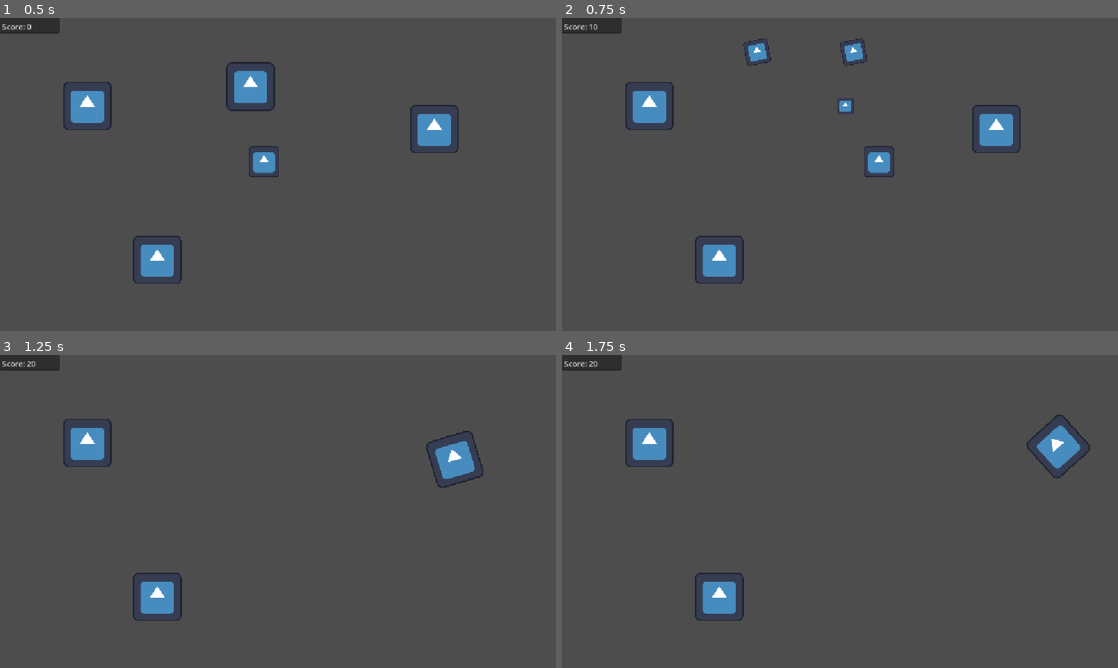
Above: before the commit, frames 1-4 (two rows, left to right).
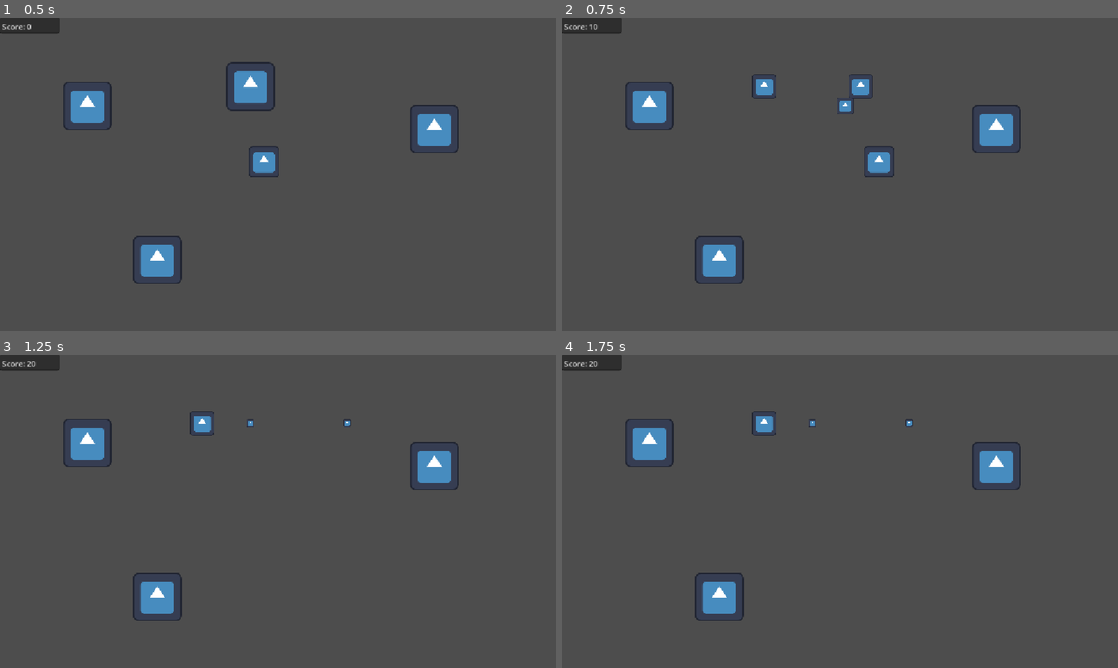
Above: after the commit, the same moments.

Repository: gomezmaganaemilio-eng/Asteroid
Game: Godot game, scene res://Main scene.tscn
Two runs of this game, one before a commit and one after it. Both use one fixed random seed, a clock stepped at 60 frames per second and the inputs below. The engine's default icon, where the game draws it, is replaced by a stand-in: a white triangle on a blue panel in a dark square.
Inputs:
- Up to frame 1 (0.5 s): no input
- Up to frame 2 (0.75 s): tap Enter at 0.5 s; hold D (Right) from 0.53 s (still down); tap Space (Shoot) at 0.6 s
- Up to frame 3 (1.25 s): keep holding D (Right)
- Up to frame 4 (1.75 s): release D (Right) at 1.28 s; hold S (Down) from 1.28 s (still down); tap Space (Shoot) at 1.35 s

Frame 1 is identical in both runs. In frame 2, 0.8% of the frame differs, in the area x 32-56%, y 6-26%; in frame 3, 1.3%; in frame 4, 1.8%, in the area x 34-95%, y 18-44%.

Commit message:
No guarde ya guarde
guardar

Diff:
--- a/Main scene.tscn
+++ b/Main scene.tscn
@@ -13,6 +13,7 @@
 
 [node name="Asteroid" parent="." unique_id=1443438254 instance=ExtResource("4_yui23")]
 position = Vector2(900, 230)
+mass = 1000.0
 
 [node name="Asteroid2" parent="." unique_id=582548673 instance=ExtResource("4_yui23")]
 position = Vector2(181, 182)
@@ -20,9 +21,11 @@
 
 [node name="Asteroid3" parent="." unique_id=1507153879 instance=ExtResource("4_yui23")]
 position = Vector2(326, 501)
+mass = 1000.0
 
 [node name="Asteroid4" parent="." unique_id=903101763 instance=ExtResource("4_yui23")]
 position = Vector2(519, 142)
+mass = 1000.0
 
 [node name="UI" type="Node" parent="." unique_id=1655044969 node_paths=PackedStringArray("ScoreDisplay")]
 script = ExtResource("5_yui23")
